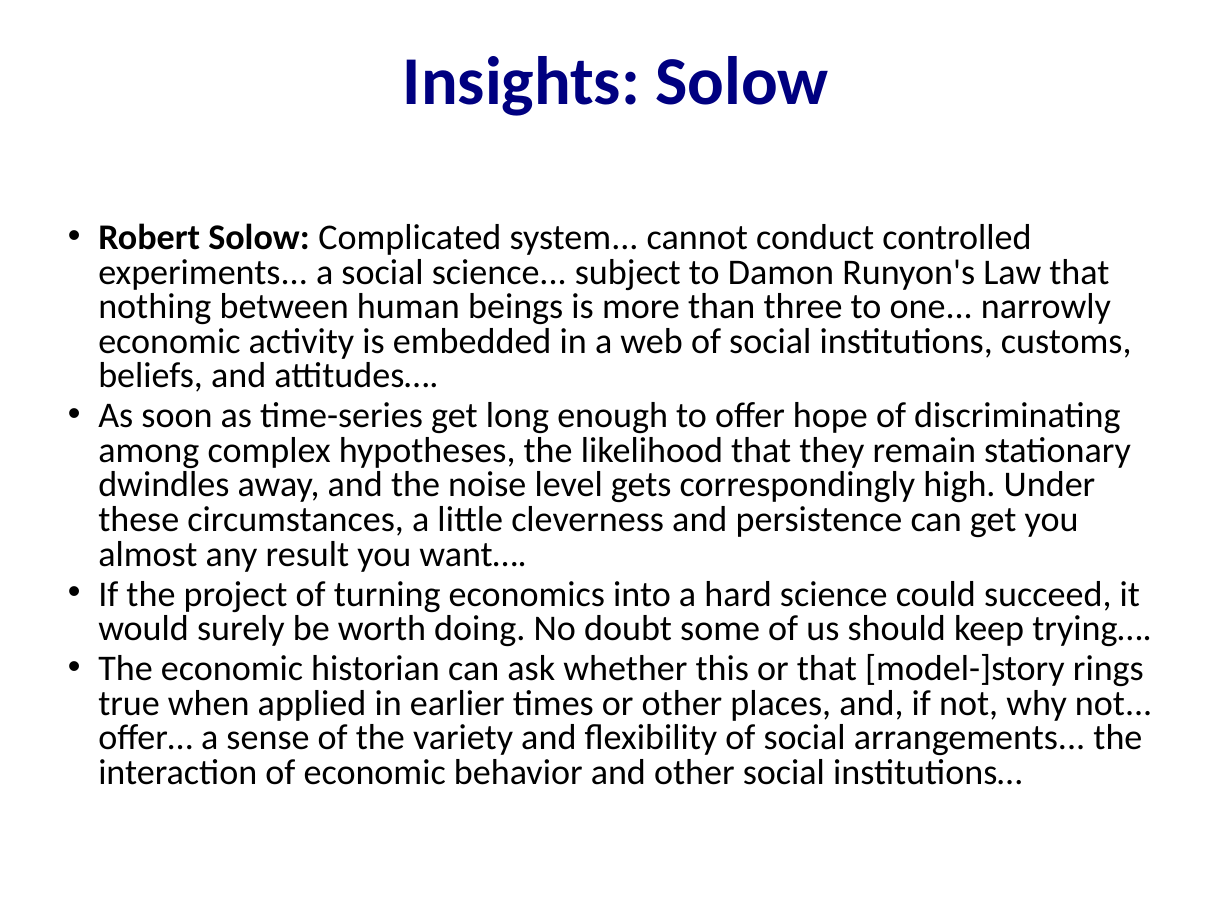
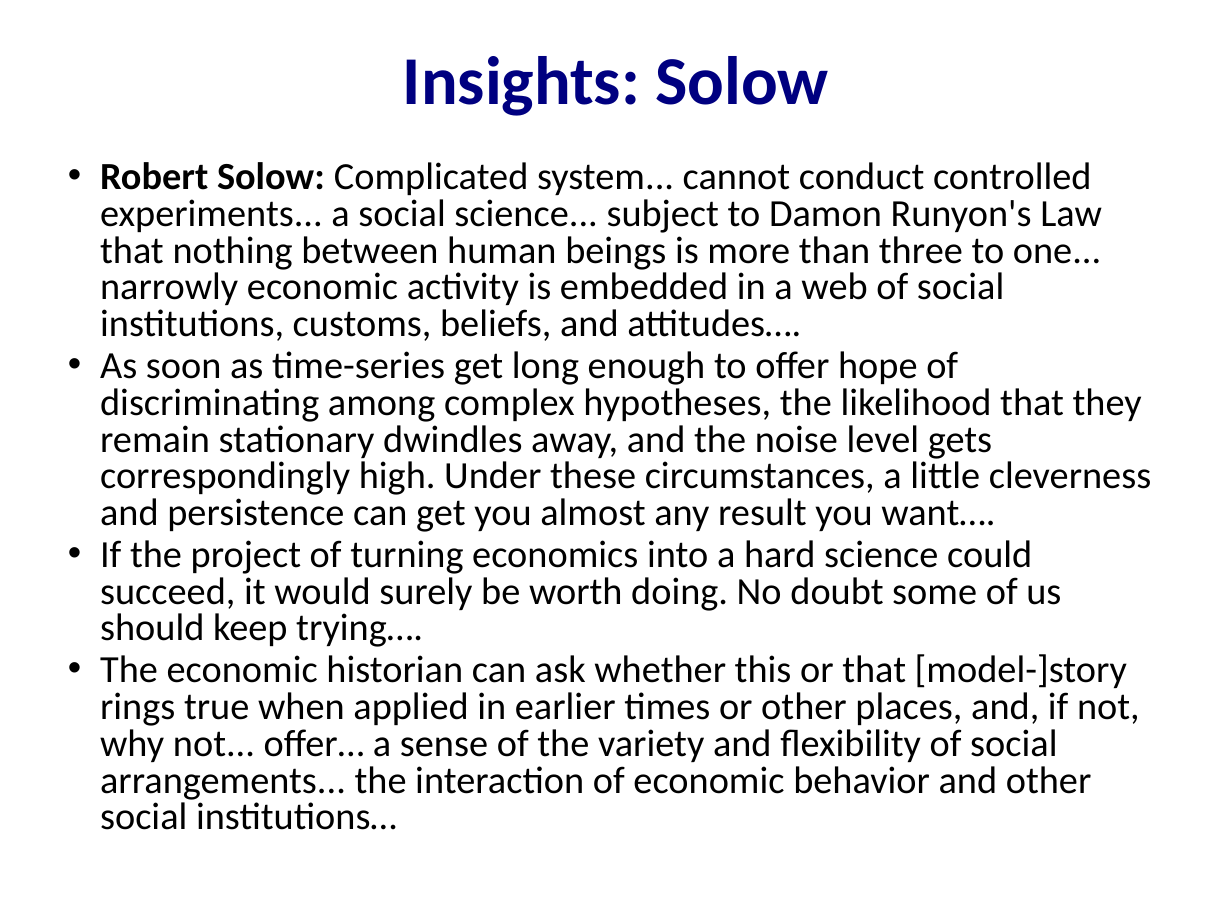
Before and after one commit to DavidLJ/public-files, a slide deck: slide 30 of econ-210a-lecture-1a.pptx (slide 24 before the commit). Drawn at 1232x924 pixels with LibreOffice and Linux fonts; fonts in the diff are those of the drawing. Boxes give left, top, right and bottom in pixels: in the first picture for what was removed or moved away, otherwise in the second. Text is boxed around its words. In the diff, an @@ line names an element or a change of style, - is before the commit and + after.

```diff
--- a/econ-210a-lecture-1a.pptx
+++ b/econ-210a-lecture-1a.pptx
@@ text "Robert Solow: Complicated system... cannot ..." moved from (x1=98, y1=223, x2=1152, y2=785) to (x1=100, y1=162, x2=1151, y2=830) @@
@@ text "Robert Solow: Complicated system... cannot ..." at (x1=100, y1=162, x2=1151, y2=830): size 21.1 to 22.4 pt; indent changed @@
```
Also in this commit, not shown: 8 other slides changed, 9 slides added, 5 other files.
